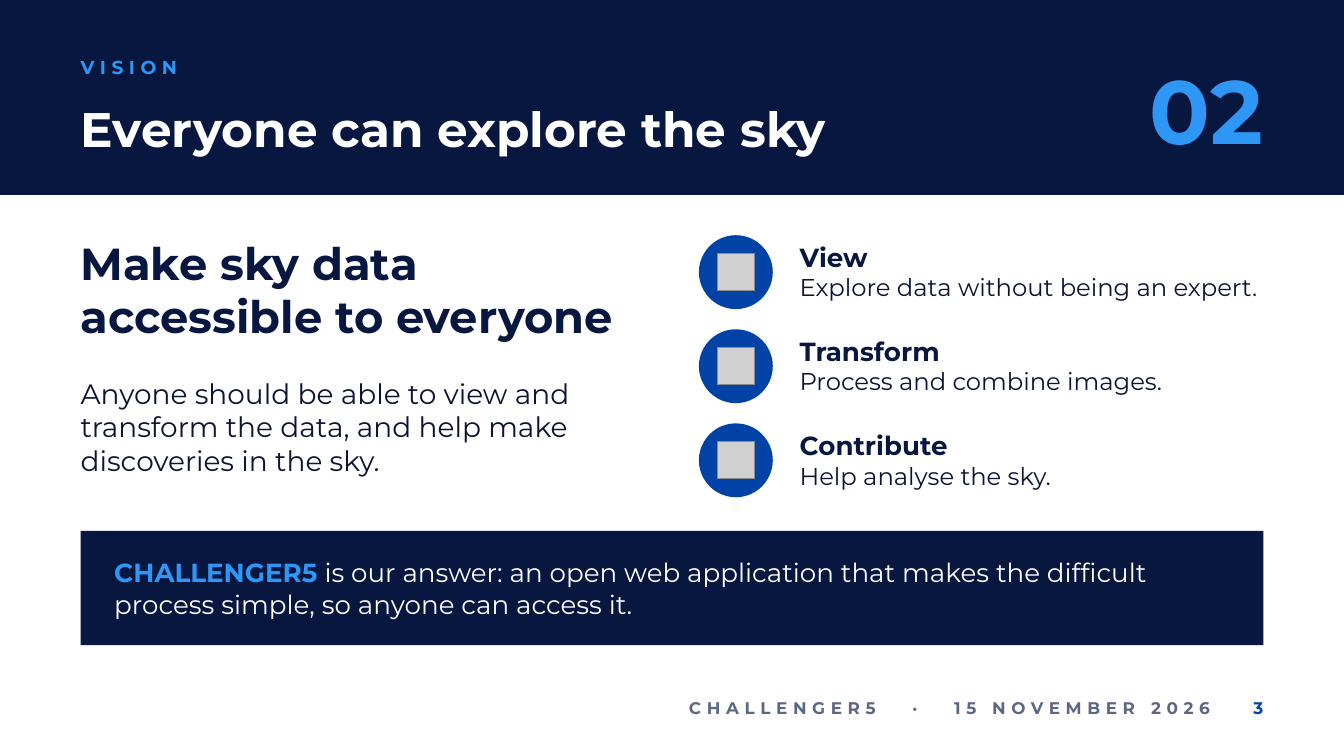
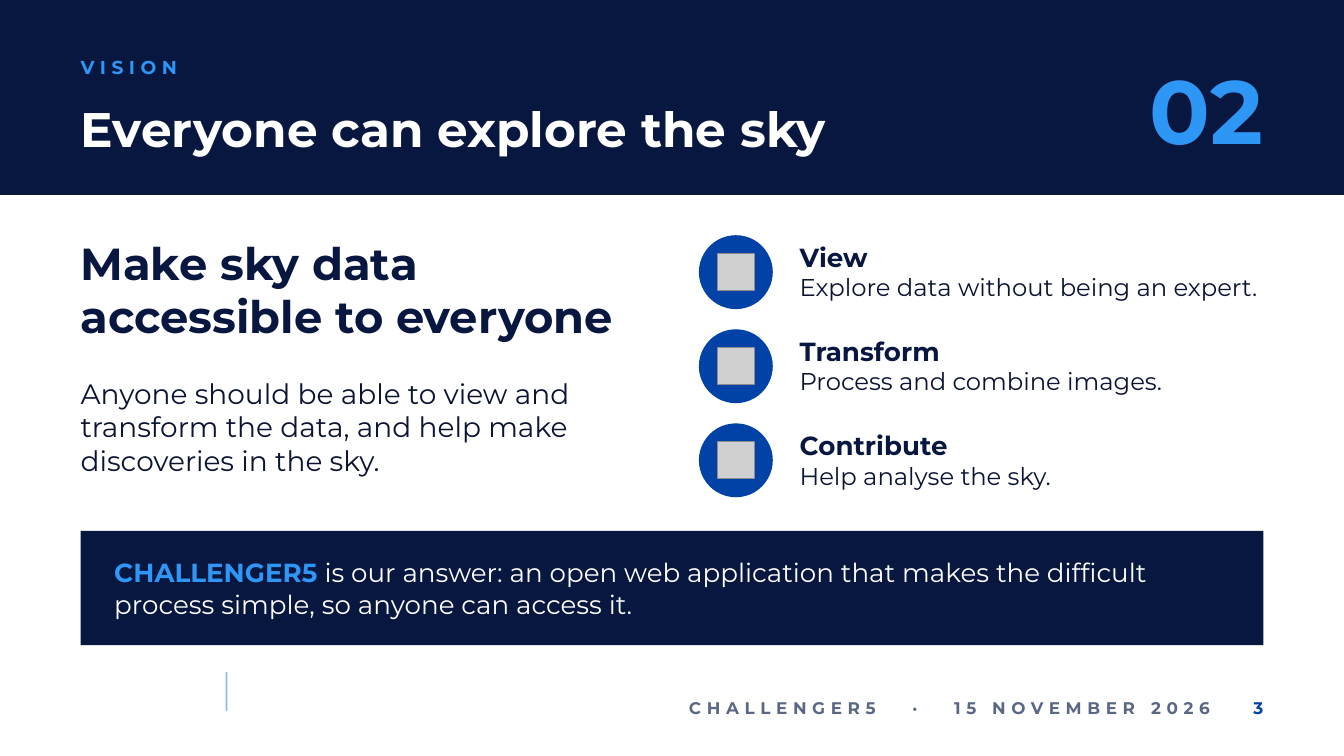
Before and after one commit to ngydc/sac-challenger5, a slide deck: slide 3 of docs/submission/CHALLENGER5_pitch.pptx. Drawn at 1344x756 pixels with LibreOffice and Linux fonts; fonts in the diff are those of the drawing; grey boxes stand for pictures; background and template pictures are left out. Boxes give left, top, right and bottom in pixels: in the first picture for what was removed or moved away, otherwise in the second. Text is boxed around its words. In the diff, an @@ line names an element or a change of style, - is before the commit and + after.

```diff
--- a/docs/submission/CHALLENGER5_pitch.pptx
+++ b/docs/submission/CHALLENGER5_pitch.pptx
@@ rectangle added at <box>226,672,227,711</box>, fill #8FB8F0 @@
```
Also in this commit, not shown: 7 other slides changed, 1 slide removed, 1 other file.
